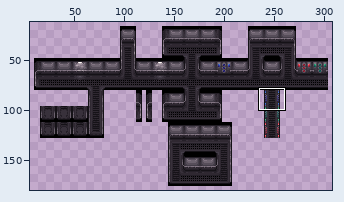
Edited in one commit: pixel-art file (assets/AsepriteFiles/level-tileset.aseprite). Above: a wide view before the commit, with the close-up outlined.
Close-up. Old version:
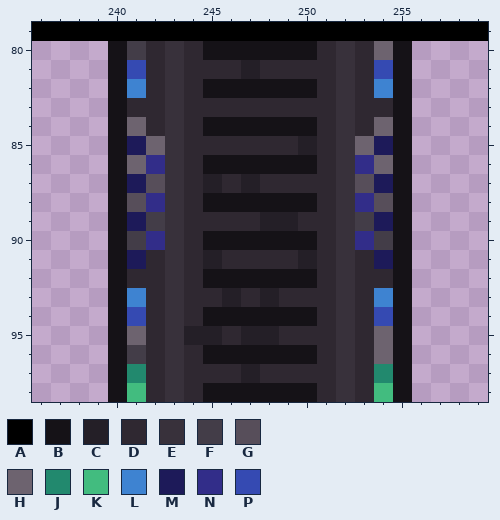
600x335 pixels, 1 frame. Colours within 5 levels of each other are drawn and written as one. Shown: x 236..259, y 79..98. The wide view leaves out empty margins. The commit also changed other parts of the picture, which this record leaves out.
Palette (. is transparent): A #000000  B #151217  C #241f27  D #2f2831  E #38313b  F #433d48  G #574e5a  H #6d636f  J #22896e  K #42bc7f  L #3e83d1  M #1d1a59  N #322d89  P #354ab2
Pixels before, first column x 236:
79 AAAAAAAAAAAAAAAAAAAAAAAA
80 ....BFDEDBBBBBBDEDHB....
81 ....BPDEDDDCDDDDEDPB....
82 ....BLDEDBBBBBBDEDLB....
83 ....BDDEDDDDDDDDEDDB....
84 ....BHDEDBBBBBBDEDHB....
85 ....BMHEDDDDDDCDEHMB....
86 ....BHNEDBBBBBBDENHB....
87 ....BMGEDCDCDDDDEGMB....
88 ....BGNEDBBBBBBDENGB....
89 ....BMFEDDDDCCDDEFMB....
90 ....BFNEDBBBBBBDENFB....
91 ....BMDEDCDDDDCDEDMB....
92 ....BDDEDBBBBBBDEDDB....
93 ....BLDEDDCDCDDDEDLB....
94 ....BPDEDBBBBBBDEDPB....
95 ....BHDECCDCCDDDEDHB....
96 ....BFDEDBBBBBBDEDHB....
97 ....BJDEDDDCDDDDEDJB....
98 ....BKDEDBBBBBBDEDKB....
And afterwards:
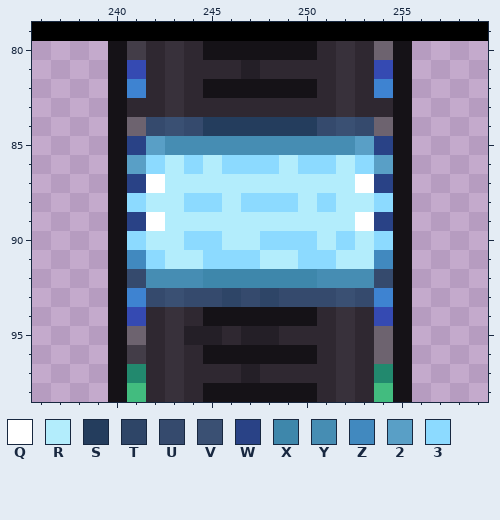
Colours new in this view: Q #ffffff  R #b3edfc  S #243d5d  T #2e4567  U #354a6d  V #3a5073  W #294286  X #3e87ab  Y #468db3  Z #4189bf  2 #599fc6  3 #8cdaff
What changed:
{"change": "layer \"Layer 2\" now shown"}
{"where": "layer \"Layer 2\""}
{"y":84,"x":242,"old":"DEDBBBBBBDED","new":"UVUSSSSSSUVU"}
{"y":85,"x":241,"old":"MHEDDDDDDCDEHM","new":"W2YYYYYYYYYY2W"}
{"y":86,"x":241,"old":"HNEDBBBBBBDENH","new":"23R3R333R33R32"}
{"y":87,"x":241,"old":"MGEDCDCDDDDEGM","new":"WQRRRRRRRRRRQW"}
{"y":88,"x":241,"old":"GNEDBBBBBBDENG","new":"3RR33R333R3RR3"}
{"y":89,"x":241,"old":"MFEDDDDCCDDEFM","new":"WQRRRRRRRRRRQW"}
{"y":90,"x":241,"old":"FNEDBBBBBBDENF","new":"3RR33RR333R3R3"}
{"y":91,"x":241,"old":"MDEDCDDDDCDEDM","new":"Z3RR333RR33RRZ"}
{"y":92,"x":241,"old":"DDEDBBBBBBDEDD","new":"UYYYXXXXXXYYYU"}
{"y":93,"x":242,"old":"DEDDCDCDDDED","new":"UVUUTUTUUUVU"}
{"label":"changed","picture_box":[127,117,393,307]}
